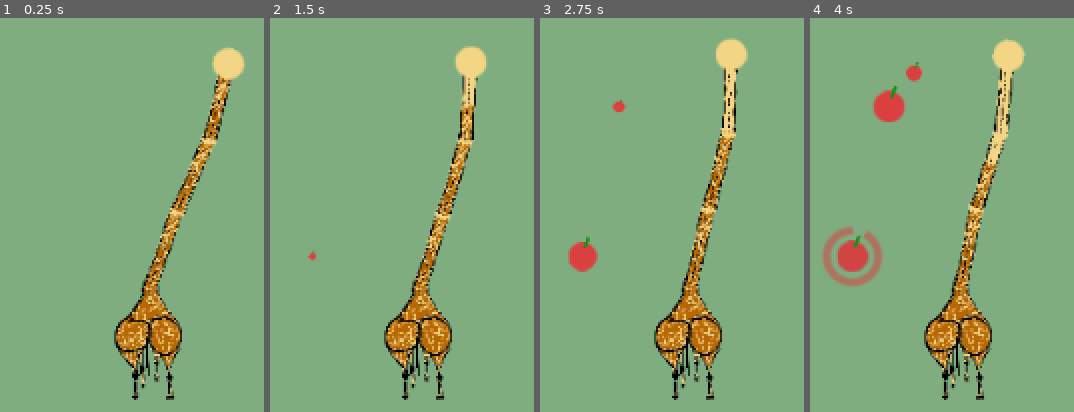
Above: before the commit, frames 1-4 (left to right).
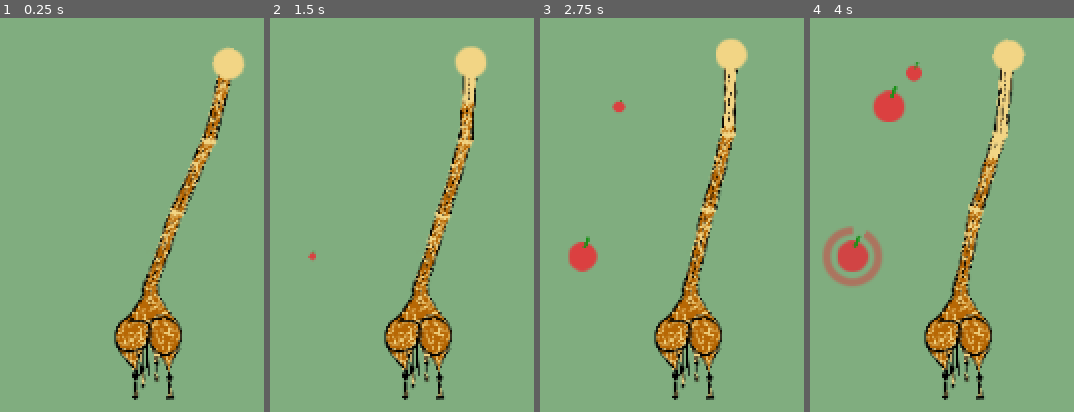
Above: after the commit, the same moments.

Repository: AnJ95/tectonicGiraffe
Game: Godot game, scene res://main/Main.tscn
The game is run twice, just before and just after one commit, with the same random seed, the same clock (stepped at 60 frames per second) and the same inputs.
Inputs:
- Up to frame 1 (0.25 s): no input
- Up to frame 2 (1.5 s): tap W (key_0) at 0.6 s; tap A (key_1) at 1.35 s
- Up to frame 3 (2.75 s): tap D (key_2) at 2.1 s
- Up to frame 4 (4 s): tap S (key_3) at 2.85 s; tap W (key_0) at 3.6 s

The runs differ from the first frame. In frame 1, 0.1% of the frame differs, in the area x 77-85%, y 14-31%; in frame 2, 0.3%; in frame 3, less than 0.1%; in frame 4, 0.5%, in the area x 60-72%, y 35-49%.

Commit message:
Added health Tween on Fruit eat

Diff:
--- a/neck/Giraffe.gd
+++ b/neck/Giraffe.gd
@@ -3,8 +3,10 @@
 onready var Seg = preload("res://neck/Seg.tscn")
 onready var SegClass = preload("res://neck/Seg.gd")
 
-const HEALTH_PER_FRUIT = 3.0
-const HEALTH_PER_SECOND = -0.34
+onready var tweenHealth = $TweenHealth
+
+const HEALTH_PER_FRUIT = 2.0
+const HEALTH_PER_SECOND = -0.32
 
 onready var head = $Neck/Head
 
@@ -48,7 +50,13 @@
     # health
     num_segs += 1
     cur_max_health = SegClass.HEALTH_PER_SEG * num_segs
-    set_health(health + HEALTH_PER_FRUIT)
+    if show_start_anim:
+        if tweenHealth.is_active():
+            tweenHealth.stop_all()
+        tweenHealth.interpolate_method(self, "set_health", health, health + HEALTH_PER_FRUIT, 0.6)
+        tweenHealth.start()
+    else:
+        set_health(health + HEALTH_PER_FRUIT)
 
 func died():
     print("DEAD")
--- a/neck/Giraffe.tscn
+++ b/neck/Giraffe.tscn
@@ -15,3 +15,5 @@
 position = Vector2( -2.59024, 15.1436 )
 scale = Vector2( 0.052, 0.052 )
 texture = ExtResource( 3 )
+
+[node name="TweenHealth" type="Tween" parent="."]
--- a/neck/Seg.gd
+++ b/neck/Seg.gd
@@ -123,7 +123,6 @@
     sprite.region_enabled = true
 
 func set_health(health):
-    print("dsa")
     var my_health = min(HEALTH_PER_SEG, health)
 
     var rel_health = (my_health / HEALTH_PER_SEG)
